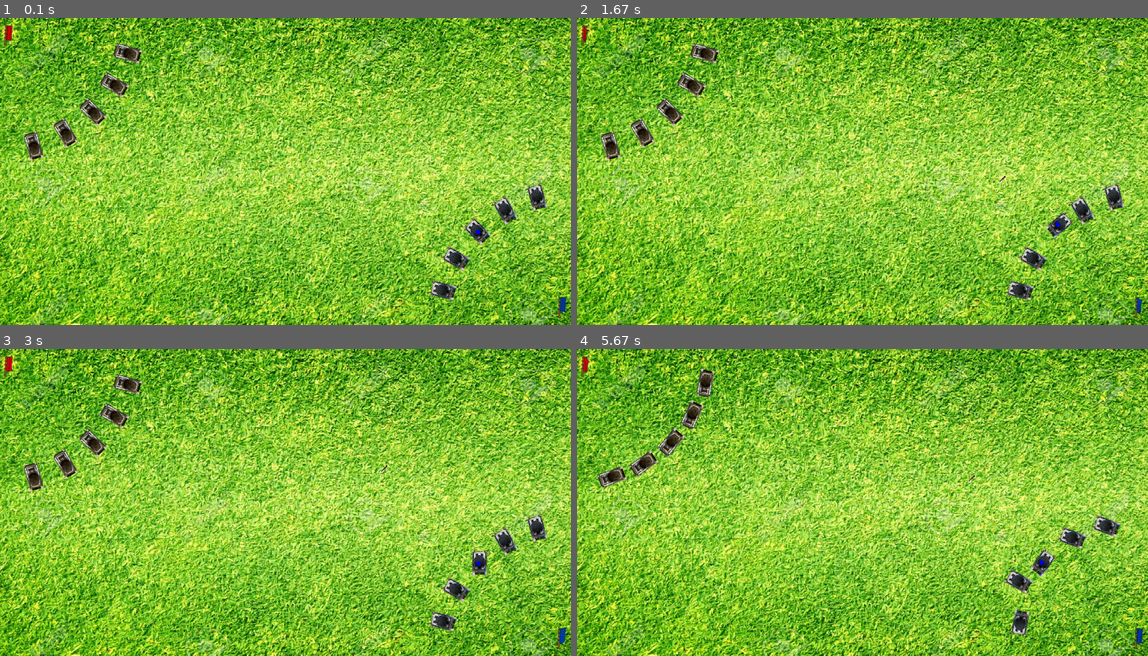
Above: before the commit, frames 1-4 (two rows, left to right).
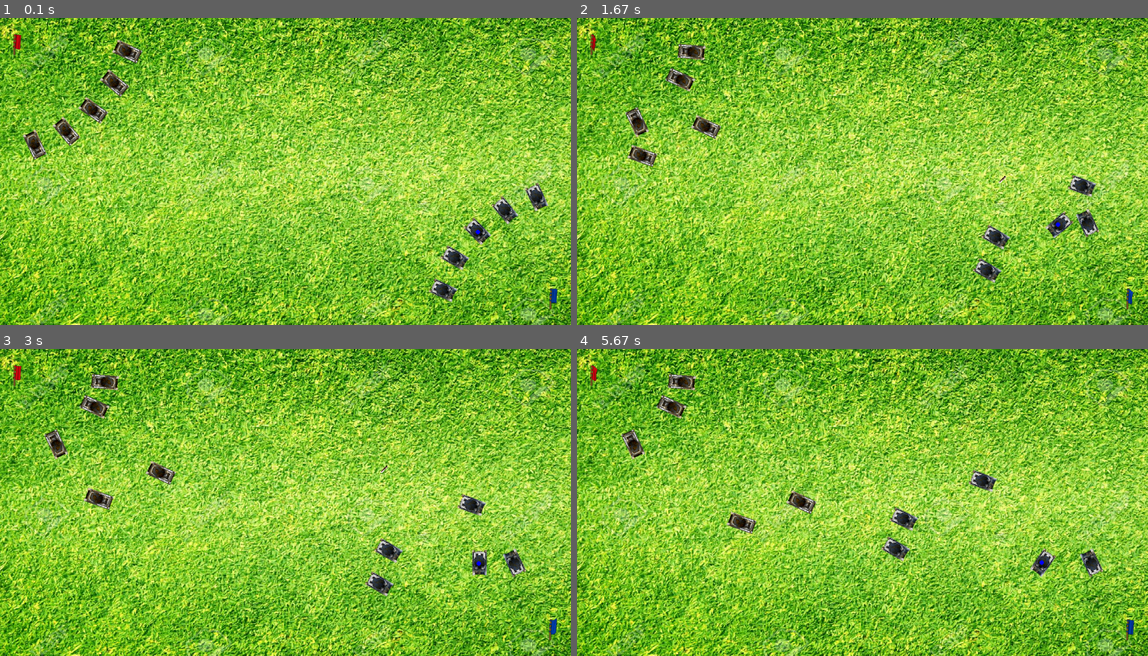
Above: after the commit, the same moments.

Repository: khanhtran-cse/ass-game-2018
Game: pygame game, started from main.py
Same seed, same stepped clock (60 frames per second), same inputs: the game is played once before the commit and once after it.
Inputs:
- Up to frame 1 (0.1 s): no input
- Up to frame 2 (1.67 s): tap Space at 0.33, 0.73, 1.03, 1.23, 1.57 s; hold D 0.67-1.13 s; hold W 1.17-1.47 s; hold D from 1.5 s (still down)
- Up to frame 3 (3 s): tap Space at 1.87, 2.07, 2.37, 2.63, 2.97 s; release D at 1.97 s; hold A 2-2.53 s; hold S 2.57-2.87 s; hold A from 2.9 s (still down)
- Up to frame 4 (5.67 s): tap Space at 3.27, 3.4, 3.8, 4.1, 4.47, 4.87, 5.17, 5.37 s; release A at 3.3 s; hold W 3.33-3.7 s; hold D 3.73-4.37 s; hold S 4.4-4.77 s; hold A 4.8-5.27 s; hold D from 5.3 s (still down)

The runs differ from the first frame. In frame 1, 1.9% of the frame differs, in the area x 0-100%, y 2-98%; in frame 2, 3.6%; in frame 3, 4.1%; in frame 4, 4.2%.

Commit message:
[UPDATE] ai for tank

Diff:
--- a/basetank.py
+++ b/basetank.py
@@ -2,7 +2,6 @@
 from const import *
 from util import *
 from bullet import Bullet
-import random
 
 class BaseTank(pygame.sprite.Sprite):
 
@@ -24,8 +23,6 @@
 		else:
 			self.tank2_image()
 		self.hp = TANK_HP
-
-		self.state = ('Nothing')
 
 		self.timeToReload = pygame.time.get_ticks()
 		self.timeToChangeAI = pygame.time.get_ticks()
@@ -86,61 +83,94 @@
 			# animation for destroyed
 			self.kill()
 
-	def perception(self, teamEnemy, flagEnemy, flagAlly, attack_per):
+	def setState(self, state):
+		self.state = state
+
+	def setInitState(self, state):
+		self.initState = state
+		self.state = state
+
+	def perception(self, teamEnemy, flagEnemy, flagAlly):
 		res = []
-		mi = 100000000
 		for i in teamEnemy:
-			res.append(distance_eulic(self.position, i.position) )
-			if(res[-1] < mi):
-				temp = i
-		res.append(distance_eulic(self.position, flagEnemy.position))
-		if (res[-1]<mi):
-			temp = flagEnemy
-		tmp = min(res)
-		if tmp <= BULLET_MAX_DISTANCE**2:
-			return ('findEnemy', temp)
+			# res.append(distance_eulic(self.position, i.position) )
+			res.append((distance_eulic(self.position, i.position), i))
+		target = min(res, key = lambda t: t[0])
+		# print(target)
+
+		if target[0] <= PERCEPTION_DISTANCE**2:
+			print("*")
+			return ('findEnemy', target[1])
 		elif flagAlly.hp <= FLAG_HP_WARNING:
 			return ('inDefend', flagAlly)
 		elif flagEnemy.hp <= FLAG_HP_WARNING:
 			return('inAttack', flagEnemy)
-		elif random.random() <= attack_per:
-			return('inAttack', flagEnemy)
 		else:
-			return('inDefend', flagEnemy)
+			distanceFlagEnemy = distance_eulic(self.position, flagEnemy.position)
+			distanceFlagAlly = distance_eulic(self.position, flagAlly.position)
+			if distanceFlagEnemy < PERCEPTION_DISTANCE**2:
+				return ('stayAndShot', flagEnemy)
+			elif distanceFlagAlly < PERCEPTION_DISTANCE**2:
+				return ('stay', flagAlly)
+			# stupid WIP: improve
+			return self.initState
 
 
 	def moveAt(self,target):
-		angle = pygame.math.Vector2(target.position[0]- self.position[0], target.position[1]- self.position[1]).angle_to((1,0))
+		angleVector = angleTwoPoint(self, target)
 		# print(abs(angle), self.angle +90)
-		if( abs(abs(angle)-(self.angle+90)) < ANGLE_PERCENT) :
+		angle = abs((angleVector-(self.angle+90) + 360)%360)
+		if( angle < ANGLE_PERCENT) :
 			self.move('head')
 		else:
-			self.move('left')
+			if angle <180:
+				print(angle, angleVector, 'left')
+				self.move('left')
+			else:
+				print(angle, angleVector, 'right')
+				self.move('right')
 		pass
 
-	def AI(self, teamEnemy, bulletGroup, flagEnemy, flagAlly,attack_per):
+	def AI(self, teamEnemy, bulletGroup, flagEnemy, flagAlly):
 		self.tmp = pygame.time.get_ticks()
 		if self.tmp - self.timeToChangeAI  >= TIMER:
-			# print('in')
-			self.timeToReload = self.tmp
-			self.state = self.perception(teamEnemy, flagEnemy, flagAlly,attack_per)
+			self.timeToChangeAI = self.tmp
+			self.state = self.perception(teamEnemy, flagEnemy, flagAlly)
 		if (self.state[0] == 'findEnemy'):
-			# print(self.state[1])
-			angle = pygame.math.Vector2(self.state[1].position[0]- self.position[0], self.state[1].position[1]- self.position[1]).angle_to((1,0))
-			# print(abs(angle), self.angle +90)
-			if( abs(abs(angle)-(self.angle+90)) < ANGLE_PERCENT) and self.canShot  :
-				print('shot')
-				bulletGroup.add(self.shot())
+			angleVector = angleTwoPoint(self, self.state[1])
+			angle = abs((angleVector-(self.angle+90) + 360)%360)
+			# print(angle, self.angle+90, angleVector)
+			if( angle < ANGLE_PERCENT):
+				if self.canShot  :
+					print('shot')
+					bulletGroup.add(self.shot())
+				else:
+					self.move('back')
 			else:
-				self.move('back')
+				if angle <180:
+					self.move('left')
+				else:
+					self.move('right')
 
 		elif (self.state[0] == 'inAttack'):
 			self.moveAt(self.state[1])
 		elif (self.state[0] == 'inDefend'):
 			self.moveAt(self.state[1])
+		elif (self.state[0] == 'stayAndShot'):
+			angleVector = angleTwoPoint(self, self.state[1])
+			angle = abs((angleVector-(self.angle+90) + 360)%360)
+			if( angle < ANGLE_PERCENT) :
+				if self.canShot:
+					print('shot')
+					bulletGroup.add(self.shot())
+			else:
+				if angle <180:
+					self.move('left')
+				else:
+					self.move('right')
 		else:
+			#WIP: need  impove
 			print('stay')
-		return self.state
 
 
 
--- a/bullet.py
+++ b/bullet.py
@@ -39,7 +39,6 @@
 
 	def update(self):
 		self.updatePos()
-		print(self.angle)
 		if self.checkCollisionWithWall():
 			if self.timeCollionWithWall ==0 :
 				self.kill()
--- a/const.py
+++ b/const.py
@@ -1,5 +1,6 @@
 
 import pygame
+import random
 
 # size of screen
 
@@ -30,13 +31,13 @@
 
 TANK_VIEWRANGE = 50 # m
 
-TANK_TIME_RELOAD = 1000 # ms
+TANK_TIME_RELOAD = 5000 # ms
 
 TANK_HP = 1000
 
 TANK_ALPHA_FOR_BULLET_FIRE = 40
 
-TANK_RAM = 10
+TANK_RAM = 100
 
 # bullet
 
@@ -55,11 +56,13 @@
 
 # stragy
 
+PERCEPTION_DISTANCE = 200
+
 ENEMY_RANDOM_ATTACK = 0.6
 
 
-ALLY_RANDOM_ATTACK = .8
+ALLY_RANDOM_ATTACK = 0.5
 
 ANGLE_PERCENT = 5
 
-TIMER = 5000
+TIMER = 1000
--- a/main.py
+++ b/main.py
@@ -14,27 +14,28 @@
     background = pygame.image.load('./images/background.jpg')
     background = pygame.transform.scale(background, WINDOW_SIZE)
 
-    # init team
+    # flag
+    posFlagEnemy = (40, 60)
+    flagEnemy = Flag(posFlagEnemy, True)
+
+    # flag
+    posFlagAlly = (WINDOW_WIDTH- 40, WINDOW_HEIGHT-60)
+    flagAlly = Flag(posFlagAlly, False)
+
+    # init team , (260, 150), (212, 212), (150, 260), (78,  290)
     posEnemy = [(290, 78), (260, 150), (212, 212), (150, 260), (78,  290)]
-    angleEnemy = [75, 60, 45, 30, 15, 0]
+    angleEnemy = [255, 240, 225, 210, 195, 180]
 
     teamEnemyGroup = pygame.sprite.Group()
-    Team(teamEnemyGroup,posEnemy, angleEnemy, False)
-
-    # flag
-    posFlagEnemy = (20, 40)
-    flagEnemy = Flag(posFlagEnemy, True)
+    Team(teamEnemyGroup,posEnemy, angleEnemy, False, flagEnemy, flagAlly, ENEMY_RANDOM_ATTACK)
 
     # ally team
     posAlly = [(WINDOW_WIDTH- 290, WINDOW_HEIGHT- 78), (WINDOW_WIDTH- 260, WINDOW_HEIGHT- 150), (WINDOW_WIDTH- 150,  WINDOW_HEIGHT-260), (WINDOW_WIDTH- 78,  WINDOW_HEIGHT- 290)]
     angleAlly = [75, 60, 30, 15]
 
     teamAllyGroup = pygame.sprite.Group()
-    Team(teamAllyGroup, posAlly, angleAlly, True)
+    Team(teamAllyGroup, posAlly, angleAlly, True, flagAlly, flagEnemy, ALLY_RANDOM_ATTACK)
 
-    # flag
-    posFlagAlly = (WINDOW_WIDTH- 20, WINDOW_HEIGHT-40)
-    flagAlly = Flag(posFlagAlly, False)
 
 
     #player
@@ -95,14 +96,15 @@
             # if
                 # pass
             for i in allTankGroup.sprites():
-                if i in teamEnemyGroup:
-                    state = i.AI(teamAllyGroup,bulletGroup, flagAlly, flagEnemy, ENEMY_RANDOM_ATTACK)
-                    print("ENEMY: ", state)
+                if i in teamAllyGroup:
+                    if i != playerTank:
+                        i.AI(teamEnemyGroup,bulletGroup, flagEnemy,flagAlly)
                 else:
-                    if i != playerTank:
-                        i.AI(teamEnemyGroup,bulletGroup, flagEnemy,flagAlly, ALLY_RANDOM_ATTACK)
+                    i.AI(teamAllyGroup,bulletGroup, flagAlly, flagEnemy)
+                    # print("ENEMY: ", state)
 
-
+            # for i in teamAllyGroup:
+            #     print(i.initState)
 
             for i in allTankGroup.sprites():
                 if(collisionTankWithBullets(i,bulletGroup)):
@@ -113,11 +115,13 @@
                 if(collisionTankWithBullets(i, bulletGroup)):
                     i.isShoted(BULLET_DAMAGE)
 
-            for i in allTankGroup.sprites():
-                tmp = collisionTankWithTank(i, allTankGroup)
-                if (tmp != None):
-                    tmp.isShoted(TANK_RAM)
-                    i.isShoted(TANK_RAM)
+            # for i in allTankGroup.sprites():
+            #     tmp = collisionTankWithTank(i, allTankGroup)
+            #     if (tmp != None):
+            #         tmp.isShoted(TANK_RAM)
+            #         i.isShoted(TANK_RAM)
+            #         print("hp tank orther ",tmp.hp)
+            #         print("hp tank i ",i.hp)
                     #animation
 
 
--- a/team.py
+++ b/team.py
@@ -3,13 +3,18 @@
 
 class Team:
 
-	def __init__(self, teamGroup, positions, angles, isAlly):
+	def __init__(self, teamGroup, positions, angles, isAlly, flagAlly, flagEnemy, randomAttack):
 		self.teamSize = TEAM_SIZE
 		self.teamGroup = teamGroup
 		self.isAlly = isAlly
+		self.randomAttack = randomAttack
 		for i in range(len(positions)):
 			# print(pos[i])
 			tank = BaseTank(positions[i], angles[i], isAlly)
+			if random.random() <= randomAttack:
+				tank.setInitState(('inAttack', flagEnemy))
+			else:
+				tank.setInitState(('inDefend', flagAlly))
 			self.teamGroup.add(tank)
 
 	# def
--- a/util.py
+++ b/util.py
@@ -62,3 +62,7 @@
 
 def distance_eulic(pos1, pos2):
     return abs(pos1[0] - pos2[0])**2 + abs(pos1[1] - pos2[1])**2
+
+
+def angleTwoPoint(a,b): # vector a => b
+    return (pygame.math.Vector2(b.position[0]- a.position[0], b.position[1]- a.position[1]).angle_to((1,0)) +360)%360
